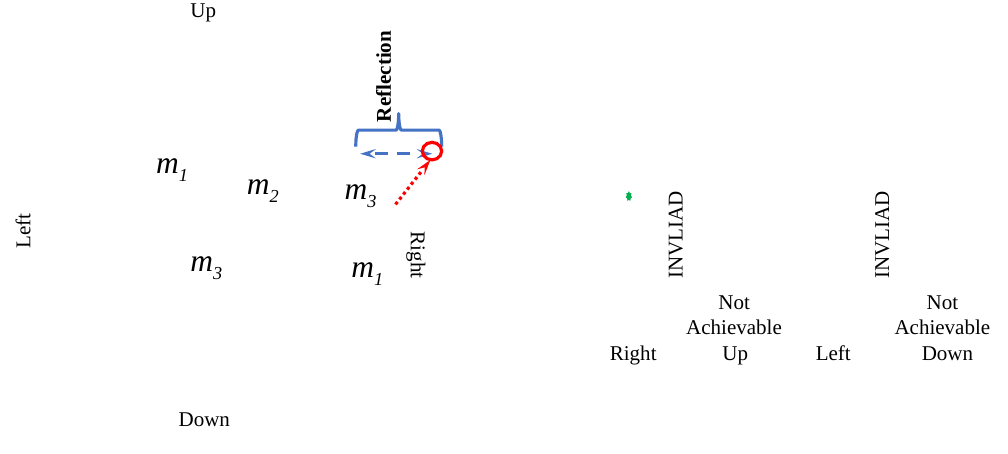
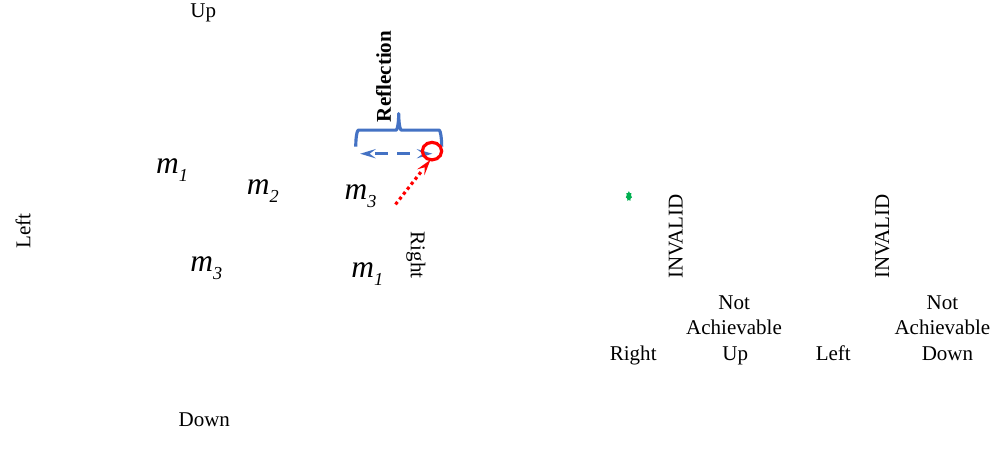
Before and after one commit to aabecker/SwarmPublications, a slide deck: slide 1 of journalWallFriction/pictures/pdf/Reflection.pptx. Drawn at 1008x454 pixels with LibreOffice and Linux fonts; fonts in the diff are those of the drawing; background and template pictures are left out. Boxes give left, top, right and bottom in pixels: in the first picture for what was removed or moved away, otherwise in the second. Text is boxed around its words. In the diff, an @@ line names an element or a change of style, - is before the commit and + after.

```diff
--- a/journalWallFriction/pictures/pdf/Reflection.pptx
+++ b/journalWallFriction/pictures/pdf/Reflection.pptx
@@ text at (x1=664, y1=202, x2=687, y2=277): text changed @@
-INVLIAD
+INVALID
@@ text at (x1=870, y1=202, x2=893, y2=277): text changed @@
-INVLIAD
+INVALID
```
Also in this commit, not shown: 1 other file.
